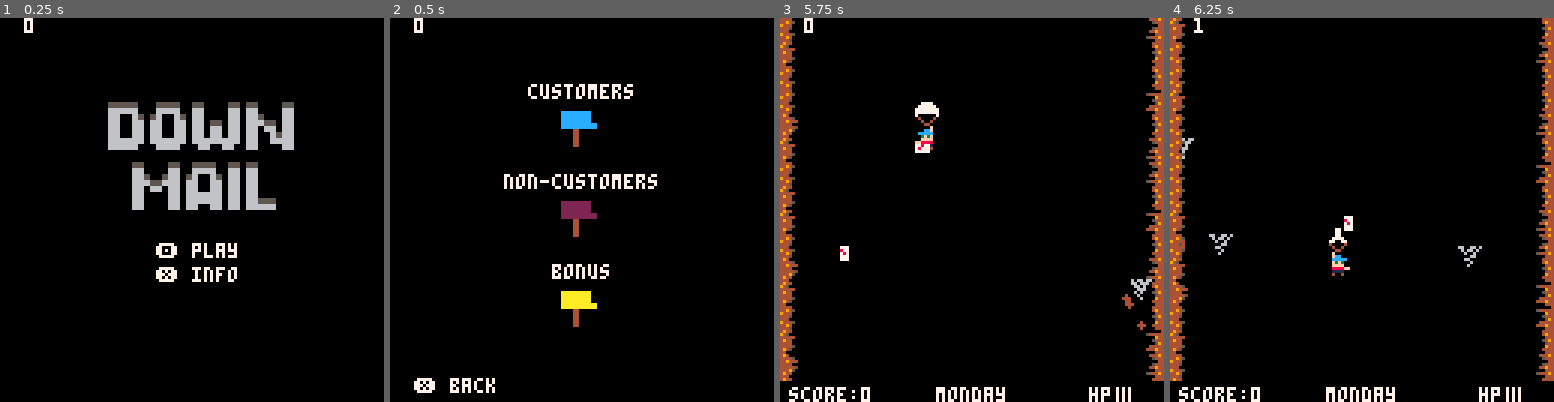
Above: before the commit, frames 1-4 (left to right).
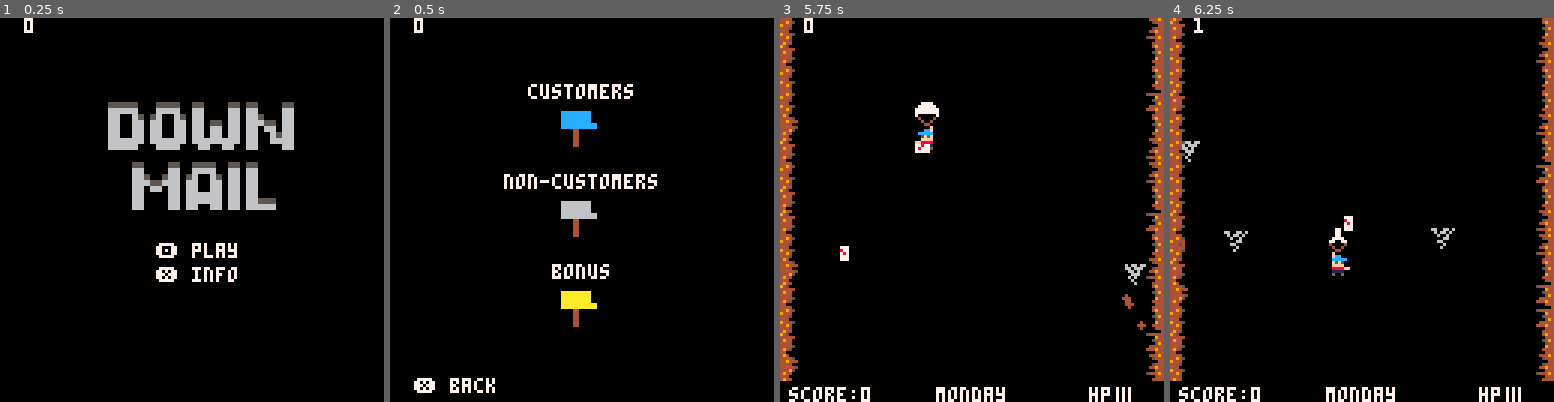
Above: after the commit, the same moments.

Repository: sugarvoid/down-mail
Game: PICO-8 cartridge down_mail.p8
Same seed, same stepped clock (60 frames per second), same inputs: the game is played once before the commit and once after it.
Inputs:
- Up to frame 1 (0.25 s): no input
- Up to frame 2 (0.5 s): tap X (X key) at 0.33 s
- Up to frame 3 (5.75 s): tap O (Z key) at 0.7, 1.7, 2.1, 2.5, 2.9, 3.3, 3.7, 4.1, 4.5, 4.9, 5.3, 5.7 s; tap X (X key) at 1.07, 1.85, 2.97, 4.08, 5.2 s; hold Right 1.6-2.1 s; hold Up 2.15-2.42 s; hold Right 2.47-3.03 s; hold Left 3.08-3.58 s; hold Down 3.63-3.97 s; hold Right 4.02-4.68 s; hold Up 4.73-5.03 s; hold Left 5.08-5.68 s; hold Down from 5.73 s (still down)
- Up to frame 4 (6.25 s): release Down at 6.03 s; hold Right from 6.08 s (still down); tap O (Z key) at 6.1 s

Frame 1 is identical in both runs. In frame 2, 0.4% of the frame differs, in the area x 44-54%, y 47-53%; in frame 3, 0.2%; in frame 4, 0.5%, in the area x 3-82%, y 31-65%.

Commit message:
Start removing bouns state

Diff:
--- a/down_mail.p8
+++ b/down_mail.p8
@@ -19,7 +19,7 @@
 __gfx__
 000000000000000000000000000000060000000600f00f0000f00000007777000077770000707000000000000000000049440000000444940000000000000000
 000000000000000000000000666666666666666600f00f0000f00000077777700777077007070770004000400040040094500000000054440000000000000000
-007007000000000000000000066556600665566000ffff0000ffff00777777777077777770707007001001100010010044444000000000440000000000000000
+007007000600000000000000066556600665566000ffff0000ffff00777777777077777770707007001001100010010044444000000000440000000000000000
 000770000000000007000070075556000755560000f3f30000f3f300777777777770770707770700001111000011110049440000000054440000000000000000
 000770000000000000777700075080000758000000ffff0000ffff00700000077000000770000007f01ff10f011ff11044440000000449440000000000000000
 007007000000000607000070000a00000000900000ffff0000ffffff04000040040000400400004001ffff10f0ffff0f44445000000004440000000000000000
@@ -41,14 +41,14 @@
 0077777000077700000000000077700007000070000544000000006004044440003033000ff4fff00056660000c7cc00444950000004444400000000000cc000
 0000000000077700000000000000000000000000000000000600000000040400003333000ffffff00066660000cccc00494400000044494400000000000c0000
 000000000000000000000000000000000000000000000000000060000000000000000000000000000055550000000000444000000000044400000000000cc000
-00000000000000000000000000000000000000000000000000000000000000000000000000000000000000000000000036733673000000000000000000000000
-0000000000000000000000006600660606066066606660660000000000000000ff0000ff00000000000000000000000067336733000000000004000000000000
-00000000000000000000000006066060066066600660660000000066000000000ff00ff000000000000000000000000073367336000400040444000400000000
-00000000000000000000000000600600006606000006066000000600007777000f7777f000777700007777000000000033673367044400040484400400000000
-00000000000000000000000000006600000666000066660000006000ff6776ff00677600ff6776ff006776000000000036733673048445500444455000000000
-000000000000000000000000006600000060600000060000009999000066660000666600006666000f6666f00000000067336733044444500004045000000000
-000000000000000000000000000060000006000000006000005959000000000000000000000000000ff00ff00000000073367337000400400004004000000000
-00000000000000000000000000060000000060000006000000000000000000000000000000000000ff0000ff0000000033673376000400400000004000000000
+00000667000000000000000000000000000000000000000000000000000000000000000000000000000000000000000036733673000000000000000000000000
+0005600000000000000000006600660606066066606660660000000000000000ff0000ff00000000000000000000000067336733000000000004000000000000
+00700000000000000000000006066060066066600660660000000066000000000ff00ff000000000000000000000000073367336000400040444000400000000
+05000000000000000000000000600600006606000006066000000600007777000f7777f000777700007777000000000033673367044400040484400400000000
+07000000000000000000000000006600000666000066660000006000ff6776ff00677600ff6776ff006776000000000036733673048445500444455000000000
+700000000000000000000000006600000060600000060000009999000066660000666600006666000f6666f00000000067336733044444500004045000000000
+600000000000000000000000000060000006000000006000005959000000000000000000000000000ff00ff00000000073367337000400400004004000000000
+60000000000000000000000000060000000060000006000000000000000000000000000000000000ff0000ff0000000033673376000400400000004000000000
 77777777777777777777777777777777777777777777777777777777777777777777777777777777777777777777777777777777777777777777777777777777
 71111111111111111111111111111117711111111111111111111111111111177111111111111111111111111111111771111111111111111111111111111117
 71111111111111111111111111111117711111111111111111111111111111177111111111111111111111111111111771111111111111111111111111111117
--- a/src/mailbox.lua
+++ b/src/mailbox.lua
@@ -31,7 +31,7 @@
         mb_tracker[1] += 1
 	elseif rand <= 0.90 then -- 40% chance for non_customer
 		_mb.m_type = 2
-        _mb.b_col = 2
+        _mb.b_col = 6
         mb_tracker[2] += 1
 	else                 -- 10% chance for bonus
 		_mb.m_type = 3
--- a/src/main.lua
+++ b/src/main.lua
@@ -5,10 +5,10 @@
 score = 0
 bouns_timer = 0
 deliveries = { 0, 0, 0 }
-goto_bonus_tmr = 0
+goto_postday_tmr = 0
 offset = 0
-level_length = 13 --TODO: Put back 30
-bouns_length = 2 --TODO: Put back 10
+level_length = 10 --TODO: Put back 30
+bouns_length = 5 --TODO: Put back 10
 ending = 0
 end_spr = { 64, 68, 72, 76, 140 }
 objects = { back = {}, front = {} }
@@ -54,7 +54,6 @@
     how_to = 1,
     day_title = 2,
     game = 3,
-    bonus = 4,
     gameover = 5,
     post_day = 6,
 }
@@ -124,8 +123,6 @@
         update_day()
     elseif g_state == gamestates.game then
         update_play()
-    elseif g_state == gamestates.bonus then
-        update_bonus()
     elseif g_state == gamestates.post_day then
         update_postday()
     elseif g_state == gamestates.gameover then
@@ -144,8 +141,6 @@
     elseif g_state == gamestates.game then
         screen_shake()
         draw_play()
-    elseif g_state == gamestates.bonus then
-        draw_bonus()
     elseif g_state == gamestates.gameover then
         draw_gameover()
     elseif g_state == gamestates.post_day then
@@ -169,11 +164,11 @@
         elseif g_state == gamestates.day_title then
             day_t = 0
         elseif g_state == gamestates.post_day then
-            post_t = 0
+            --post_t = 0
+            p1:throw()
         elseif g_state == gamestates.game then
             p1:throw()
-        elseif g_state == gamestates.bonus then
-            p1:throw()
+
         elseif g_state == gamestates.gameover then
             restart_game()
         end
@@ -201,8 +196,6 @@
             change_state(gamestates.how_to)
         elseif g_state == gamestates.how_to then
             change_state(gamestates.title)
-        elseif g_state == gamestates.bonus then
-            bouns_timer = 0
         elseif g_state == gamestates.day_title then
         elseif g_state == gamestates.game then
             clock.seconds = level_length
@@ -218,7 +211,7 @@
     if clock.seconds >= level_length then
         clock:stop()
         print_debug("level over")
-        goto_bonus_tmr = 60
+        goto_postday_tmr = 60
         sfx(2)
         clear_objs()
         spawner.running = false
@@ -250,10 +243,16 @@
 
     spawner:update()
 
-    if goto_bonus_tmr > 0 then
-        goto_bonus_tmr -= 1
-        if goto_bonus_tmr == 0 then
-            goto_bonus()
+    if goto_postday_tmr > 0 then
+        goto_postday_tmr -= 1
+        if goto_postday_tmr == 0 then
+            --goto_bonus()
+            change_state(gamestates.post_day)
+            p1.move_speed = 1.5
+            spawner.reset()
+            bouns_timer = bouns_length
+            --change_state(gamestates.bonus)
+            --spawner.running = true
         end
     end
 end
@@ -286,7 +285,7 @@
     end
 end
 
-function update_bonus()
+function update_postday()
 
     clock:update()
 
@@ -385,7 +384,7 @@
     print("non-customers", hcenter("non-customers"), 52, 7)
 
 
-    pal(6, 2)
+    --pal(6, 2)
 
 
 
@@ -404,7 +403,7 @@
     print("❎ back", 8, 120, 7)
 end
 
-function draw_bonus()
+function draw_postday()
     cls(0)
     map(16, 0)
     p1:draw()
@@ -415,20 +414,19 @@
     --rect(17, 9, 109, 14, 7)
     print("bonus", 50, 3, 7)
     -- print("bonus: " .. flr(bouns_timer/30), 20, 20, 5)
-end
-
-function draw_postday()
-    cls(0)
+
+    --cls(0)
 
     all_particles = {}
     letters = {}
 
-    print("deliveries: " .. (deliveries[1] + deliveries[2]), 20, 40, 7)
-    print("customers: " .. deliveries[1], 20, 48, 7)
-    print("non-customers: " .. deliveries[2], 20, 48 + 8, 7)
-
-    draw_skip()
-end
+    -- print("deliveries: " .. (deliveries[1] + deliveries[2]), 20, 40, 7)
+    -- print("customers: " .. deliveries[1], 20, 48, 7)
+    -- print("non-customers: " .. deliveries[2], 20, 48 + 8, 7)
+
+    --draw_skip()
+end
+
 
 function draw_day()
     cls(0)
--- a/src/twister.lua
+++ b/src/twister.lua
@@ -18,7 +18,7 @@
     _t.img = 51
     _t.dis = 0
     _t.angle = 0
-    _t.speed = 1.5
+    _t.speed = 2
     _t.prox = 0.2
     add(twisters, _t)
 end
